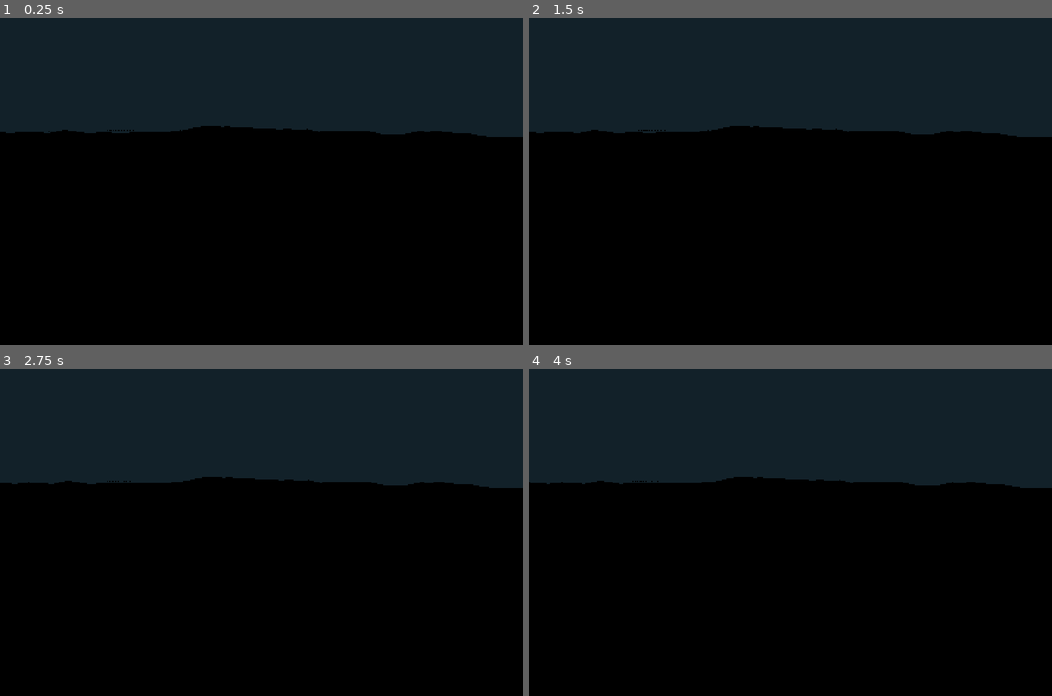
Above: before the commit, frames 1-4 (two rows, left to right).
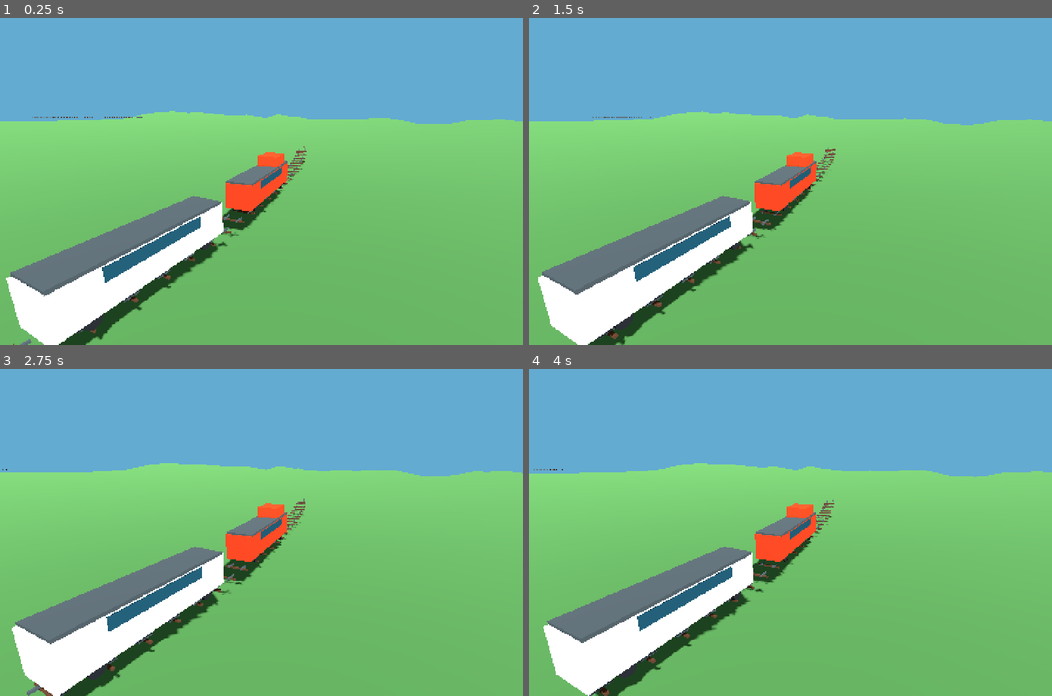
Above: after the commit, the same moments.

Repository: Kathir-Kalidass/railway-digital-twin
Game: Godot game, scene res://scenes/lts_minimal.tscn
Two runs of this game, one before a commit and one after it. Both use one fixed random seed, a clock stepped at 60 frames per second and the inputs below.
Inputs (mouse positions are in pixels of both pictures, inside the frame that each line leads up to):
- Up to frame 1 (0.25 s): no input
- Up to frame 2 (1.5 s): tap Enter at 0.5 s; move the mouse to (905, 165) at 0.52 s; hold Up (ui_up) 0.53-1.28 s; hold Ctrl 0.53-1.28 s; click (905, 165) at 0.67 s; tap Space at 0.77, 1.07 s; move the mouse to (685, 197) at 1.27 s; hold Down (ui_down) from 1.28 s (still down); tap F at 1.35 s
- Up to frame 3 (2.75 s): tap Space at 1.52, 1.82 s; move the mouse to (313, 460) at 2.02 s; release Down (ui_down) at 2.03 s; hold Up (ui_up) from 2.03 s (still down); tap 2 at 2.1 s
- Up to frame 4 (4 s): move the mouse to (764, 597) at 2.77 s; tap R at 2.85 s; click (764, 597) at 2.92 s; tap Space at 3.02, 3.32, 3.77 s; move the mouse to (947, 581) at 3.52 s; release Up (ui_up) at 3.53 s; hold Down (ui_down) from 3.53 s (still down); tap C at 3.6 s

The runs differ from the first frame. In frame 1, 100% of the frame differs, in the area x 0-100%, y 0-100%; in frame 2, 100%; in frame 3, 100%; in frame 4, 100%.

Commit message:
feat(godot): daylight, terrain material, and follow-camera framing

Diff:
--- a/godot/project.godot
+++ b/godot/project.godot
@@ -25,6 +25,11 @@
 DebugDraw="*res://src/compat_stubs.gd"
 DebugLabel="*res://src/compat_stubs.gd"
 
+[debug]
+
+gdscript/warnings/inference_on_variant=0
+gdscript/warnings/native_method_override=0
+
 [display]
 
 window/size/viewport_width=1440
@@ -38,9 +43,3 @@
 renderer/rendering_method.mobile="gl_compatibility"
 anti_aliasing/quality/msaa_3d=2
 environment/defaults/default_clear_color=Color(0.07, 0.13, 0.16, 1)
-
-[debug]
-
-gdscript/warnings/native_method_override=0
-gdscript/warnings/inference_on_variant=0
-gdscript/warnings/untyped_declaration=0
--- a/godot/src/lts_world.gd
+++ b/godot/src/lts_world.gd
@@ -8,9 +8,13 @@
 
 func _ready() -> void:
 	train.set_target_speed_kmh(initial_target_speed_kmh)
+	_configure_lighting()
 	follow_camera = Camera3D.new()
 	follow_camera.name = "FollowCamera"
 	follow_camera.current = true
+	follow_camera.fov = 62.0
+	follow_camera.near = 0.1
+	follow_camera.far = 1200.0
 	add_child(follow_camera)
 	_update_camera(1.0)
 
@@ -35,6 +39,29 @@
 	var forward: Vector3 = track_info["forward"]
 	var up: Vector3 = track_info["up"]
 	var side: Vector3 = track_info["side"]
-	var target_position: Vector3 = train.global_position - forward * 30.0 + up * 11.0 + side * 12.0
+	var locomotive := train.get_node("Locomotive") as Node3D
+	var train_position := locomotive.global_position
+	var target_position: Vector3 = train_position - forward * 30.0 + up * 11.0 + side * 12.0
 	follow_camera.global_position = follow_camera.global_position.lerp(target_position, weight)
-	follow_camera.look_at(train.global_position + up * 2.0, up)
+	follow_camera.look_at(train_position + up * 2.0, up)
+
+
+func _configure_lighting() -> void:
+	var environment := Environment.new()
+	environment.background_mode = Environment.BG_COLOR
+	environment.background_color = Color(0.39, 0.67, 0.82)
+	environment.ambient_light_source = Environment.AMBIENT_SOURCE_COLOR
+	environment.ambient_light_color = Color(0.72, 0.79, 0.82)
+	environment.ambient_light_energy = 0.8
+	environment.tonemap_mode = Environment.TONE_MAPPER_FILMIC
+	var world_environment := WorldEnvironment.new()
+	world_environment.name = "WorldEnvironment"
+	world_environment.environment = environment
+	add_child(world_environment)
+
+	var sunlight := DirectionalLight3D.new()
+	sunlight.name = "Sunlight"
+	sunlight.rotation_degrees = Vector3(-48.0, -32.0, 0.0)
+	sunlight.light_energy = 1.5
+	sunlight.shadow_enabled = true
+	add_child(sunlight)
--- a/godot/src/terrain_generator.gd
+++ b/godot/src/terrain_generator.gd
@@ -31,5 +31,8 @@
 	var mi := MeshInstance3D.new()
 	mi.mesh = ArrayMesh.new()
 	mi.mesh.add_surface_from_arrays(Mesh.PRIMITIVE_TRIANGLES, data)
-	mi.material_override = StandardMaterial3D.new()
+	var ground_material := StandardMaterial3D.new()
+	ground_material.albedo_color = Color(0.18, 0.31, 0.16)
+	ground_material.roughness = 0.96
+	mi.material_override = ground_material
 	add_child(mi)
--- a/godot/tests/test_scene_load.gd
+++ b/godot/tests/test_scene_load.gd
@@ -18,6 +18,11 @@
 	a.ok(track.get_track_info_at(100.0)["position"] != Vector3.ZERO, "LTS rail geometry returns a track position")
 	a.ok(world.get_node("Track/Rails").multimesh.instance_count > 100, "procedural rail mesh is built")
 	a.ok(world.get_node_or_null("FollowCamera") is Camera3D, "follow camera is present")
+	a.ok(world.get_node("WorldEnvironment").environment.ambient_light_energy > 0.0, "world has visible ambient lighting")
+	var locomotive := train.get_node("Locomotive") as Node3D
+	var camera := world.get_node("FollowCamera") as Camera3D
+	var camera_to_train := (locomotive.global_position - camera.global_position).normalized()
+	a.ok((-camera.global_basis.z).dot(camera_to_train) > 0.99, "follow camera is aimed at the locomotive")
 	a.ok(world.get_node("TrainReconciler") is TrainReconciler, "safety controller is part of the LTS scene")
 	a.ok(world.get_node("WorldWildlife/WildlifePublisher") is WildlifePublisher, "wildlife publisher is part of the LTS scene")
 	var detection_band := world.get_node("WorldWildlife/DetectionBand") as DetectionBand
Not shown, changed: godot/config.cfg.sample
